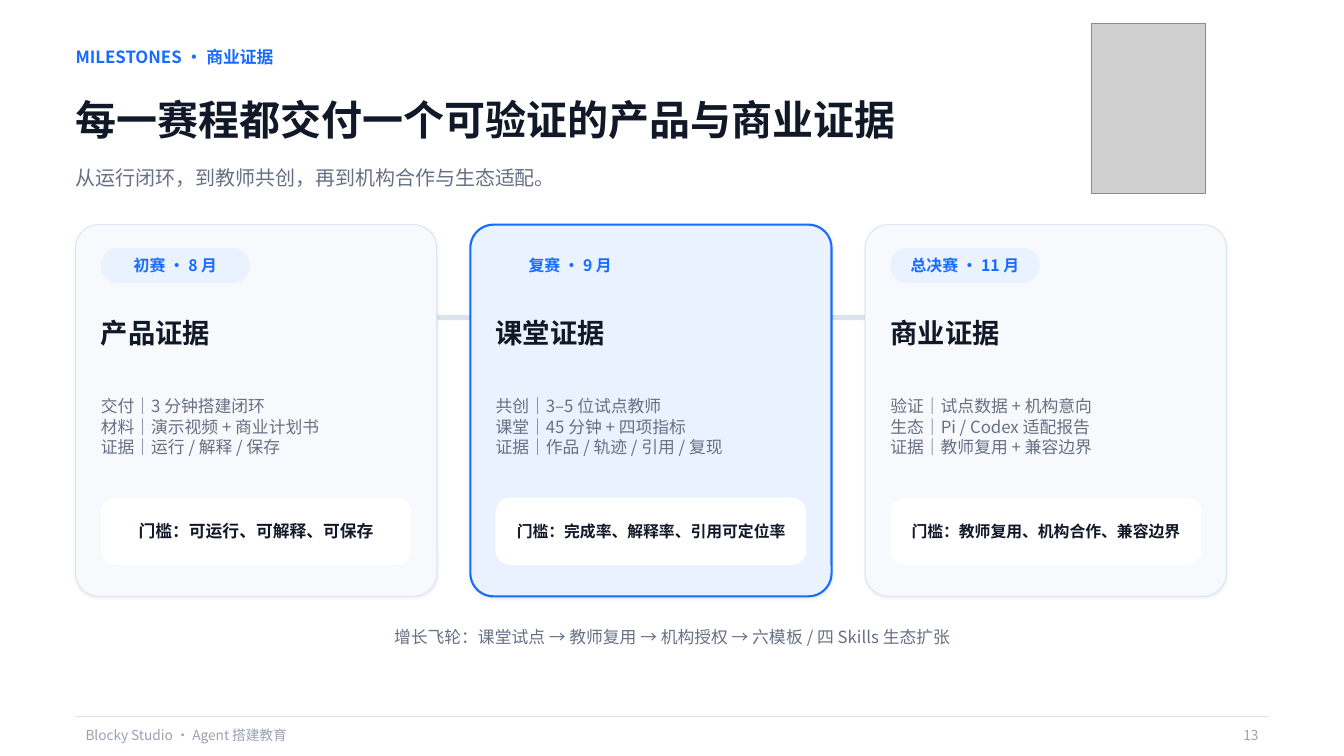
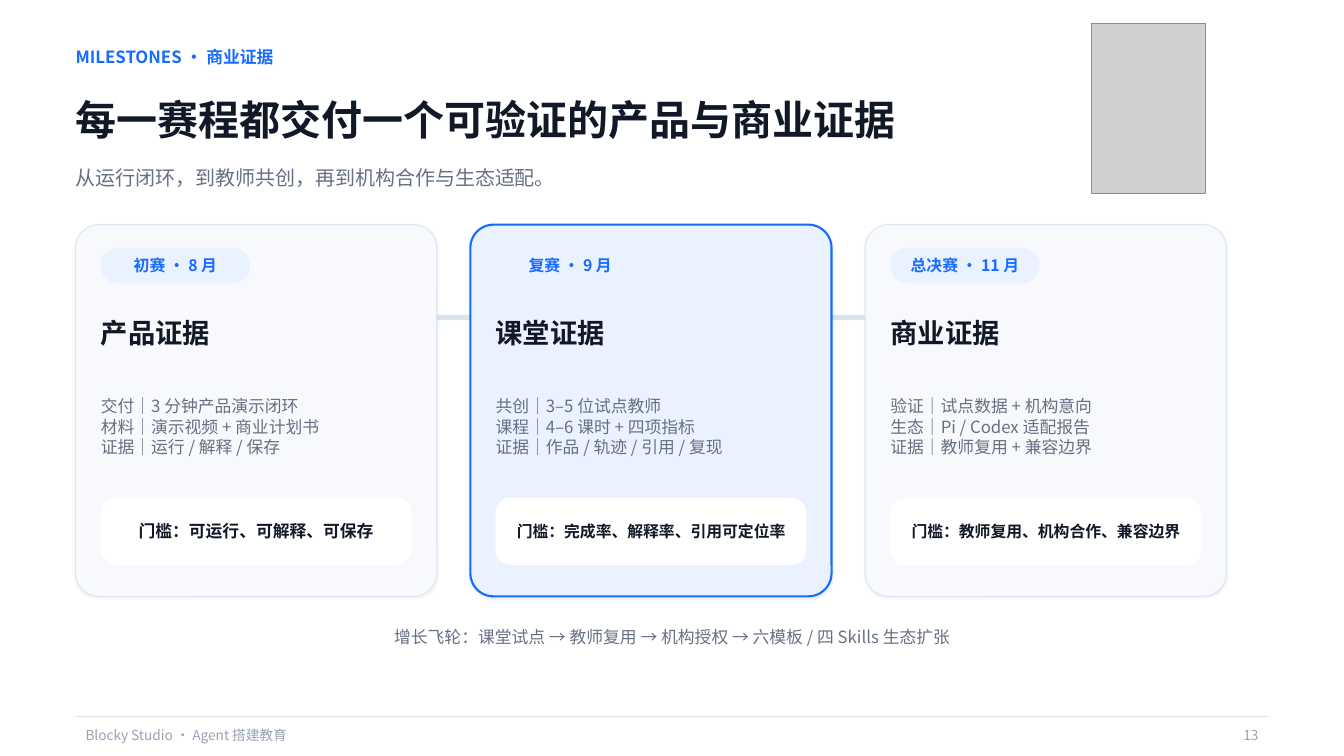
Before and after one commit to q2955161835-debug/Blocky-AI, a slide deck: slide 13 of PPT与商业计划书/Blocky-Studio-息壤杯-AI+教育.pptx. Drawn at 1344x756 pixels with LibreOffice and Linux fonts; fonts in the diff are those of the drawing; grey boxes stand for pictures. Boxes give left, top, right and bottom in pixels: in the first picture for what was removed or moved away, otherwise in the second. Text is boxed around its words. In the diff, an @@ line names an element or a change of style, - is before the commit and + after.

```diff
--- a/PPT与商业计划书/Blocky-Studio-息壤杯-AI+教育.pptx
+++ b/PPT与商业计划书/Blocky-Studio-息壤杯-AI+教育.pptx
@@ text at (x1=101, y1=397, x2=298, y2=414): text changed @@
-交付｜3 分钟搭建闭环
+交付｜3 分钟产品演示闭环
@@ text at (x1=496, y1=418, x2=695, y2=435): text changed @@
-课堂｜45 分钟 + 四项指标
+课程｜4–6 课时 + 四项指标
```
Also in this commit, not shown: 4 other slides changed, 1 other file.
